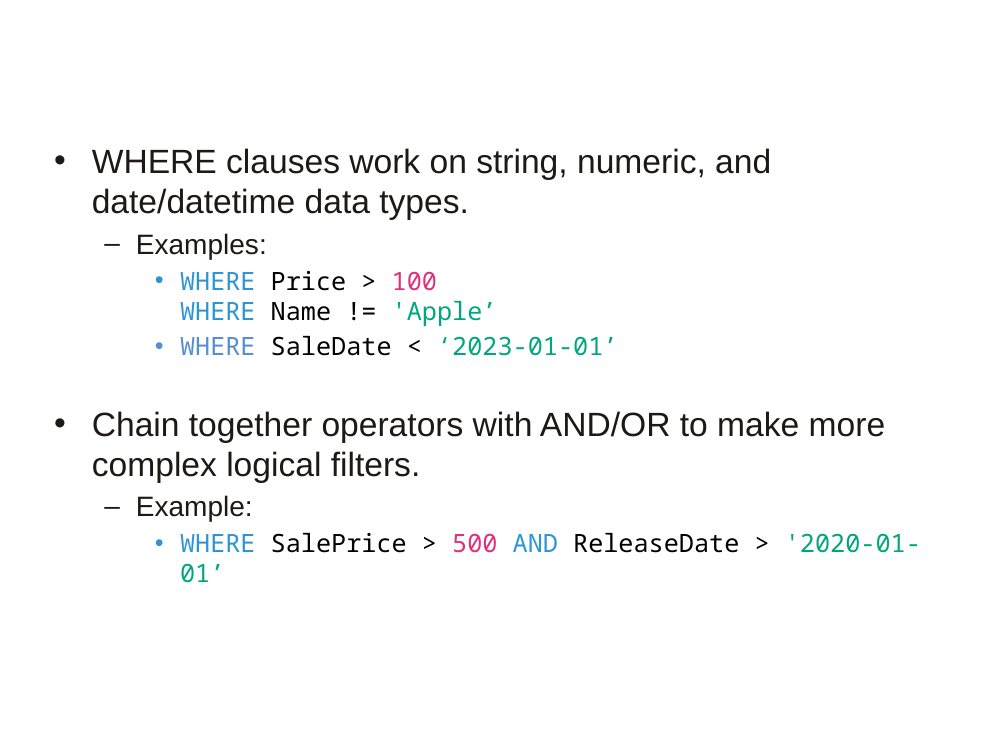
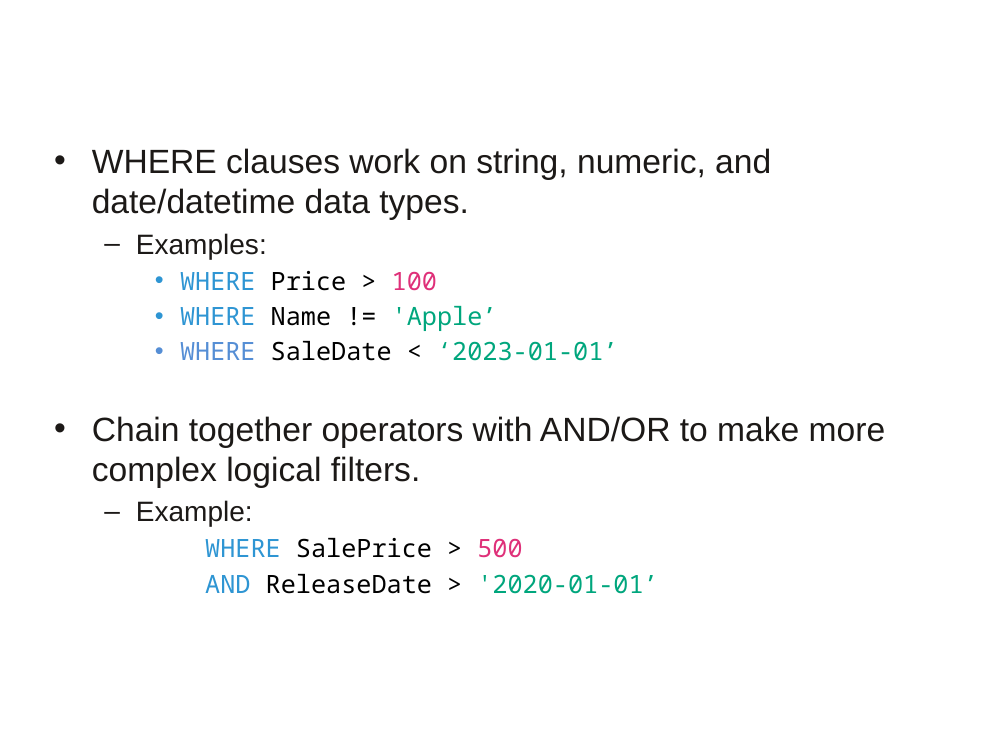
Before and after one commit to a099954/ABC-Program, a slide deck: slide 8 of SQL/Day 2 Filtering and Ordering/Filtering and Ordering.pptx (slide 9 before the commit). Drawn at 1008x756 pixels with LibreOffice and Linux fonts; fonts in the diff are those of the drawing; background and template pictures are left out. Boxes give left, top, right and bottom in pixels: in the first picture for what was removed or moved away, otherwise in the second. Text is boxed around its words. In the diff, an @@ line names an element or a change of style, - is before the commit and + after.

```diff
--- a/SQL/Day 2 Filtering and Ordering/Filtering and Ordering.pptx
+++ b/SQL/Day 2 Filtering and Ordering/Filtering and Ordering.pptx
@@ text at (180,271,498,331): text changed @@
-    • WHERE Price > 100
-      WHERE Name != 'Apple’
+    • WHERE Price > 100
+    • WHERE Name != 'Apple’
@@ text at (205,538,658,594): text changed @@
-    • WHERE SalePrice > 500 AND ReleaseDate > '2020-01-01’
+    WHERE SalePrice > 500
+    AND ReleaseDate > '2020-01-01’
```
Also in this commit, not shown: 15 other slides changed, 4 slides removed, 19 other files.
